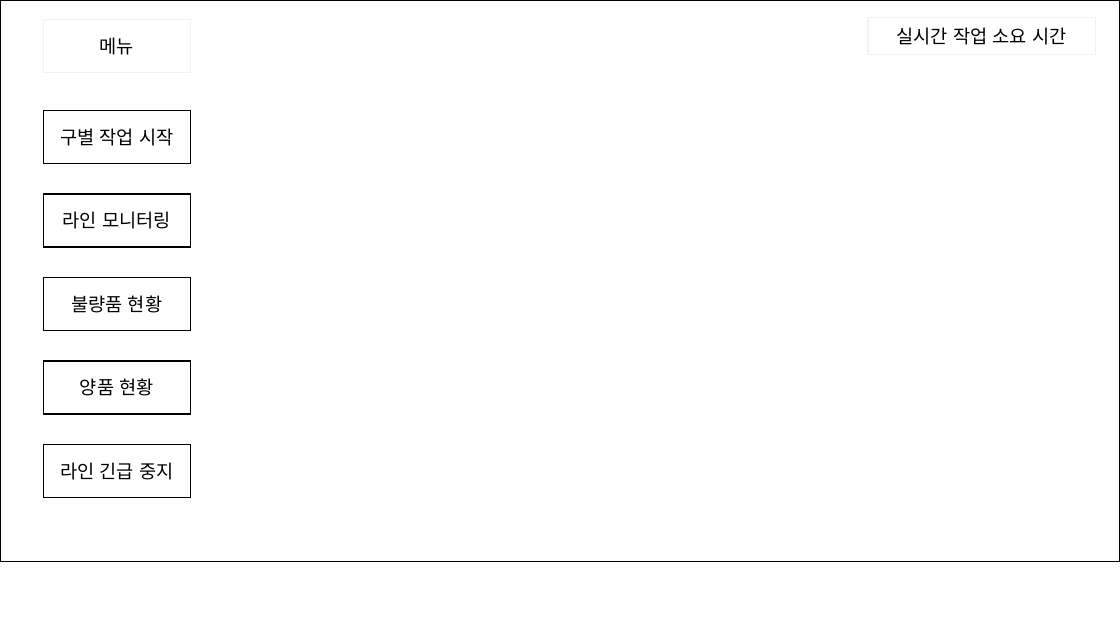
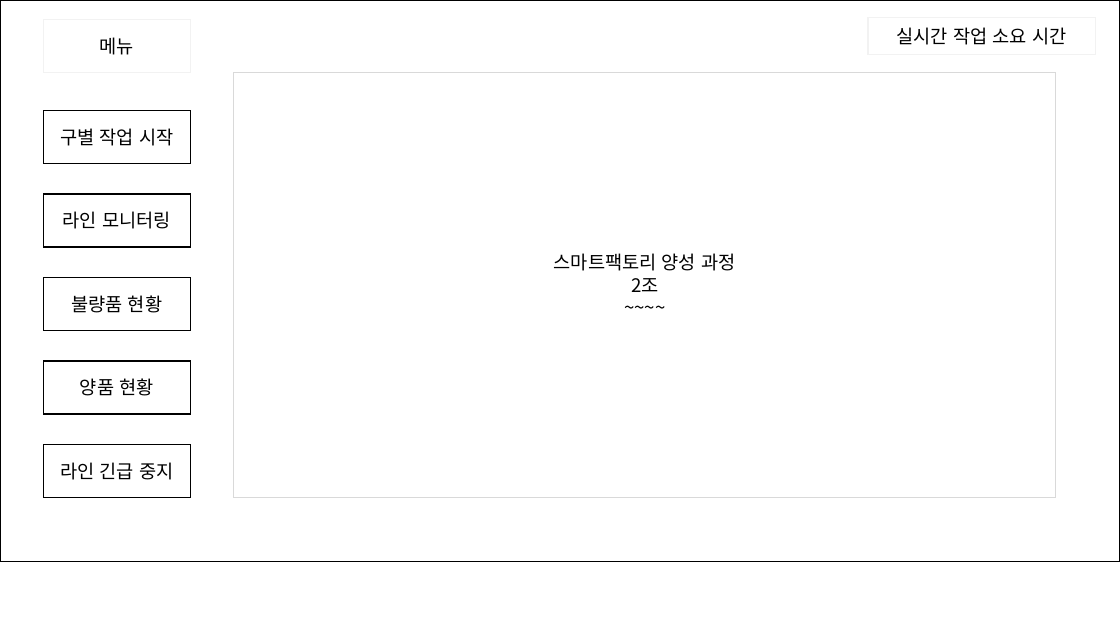
Before and after one commit to ANU-SmartFactory2021/ANU-SmartFactory2021, a slide deck: slide 1 of doc/01. 프로젝트 설계/04. UI/윈폼 구성 샘플.pptx. Drawn at 1120x630 pixels with LibreOffice and Linux fonts; fonts in the diff are those of the drawing. Boxes give left, top, right and bottom in pixels: in the first picture for what was removed or moved away, otherwise in the second. Text is boxed around its words. In the diff, an @@ line names an element or a change of style, - is before the commit and + after.

```diff
--- a/doc/01. 프로젝트 설계/04. UI/윈폼 구성 샘플.pptx
+++ b/doc/01. 프로젝트 설계/04. UI/윈폼 구성 샘플.pptx
@@ rectangle added at (234, 72, 1055, 497), fill #FFFFFF, outline #D9D9D9 1 pt, 16 pt, text #000000 @@
+스마트팩토리 양성 과정
+2조
+~~~~
```
Also in this commit, not shown: 4 other slides changed, 1 slide added.
